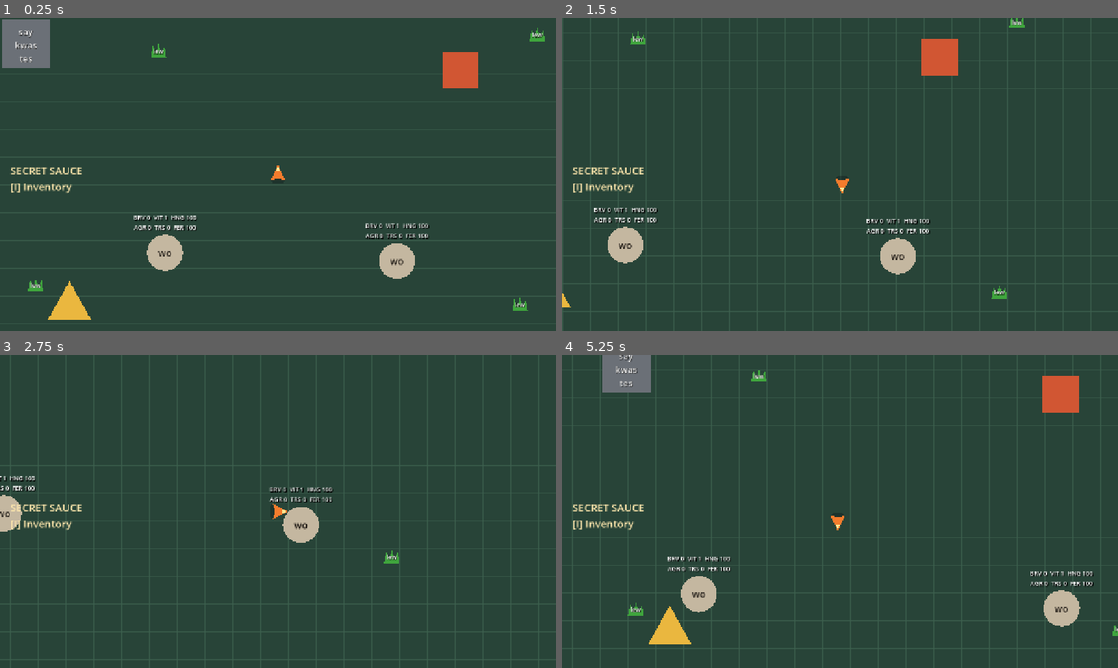
Above: before the commit, frames 1-4 (two rows, left to right).
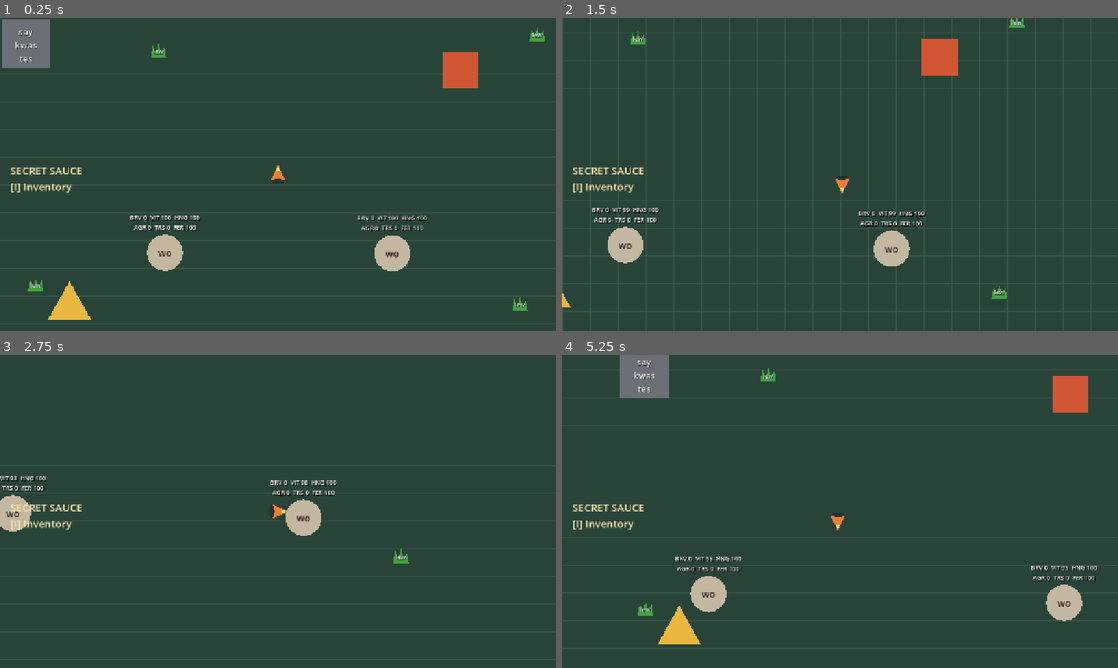
Above: after the commit, the same moments.

Repository: armikhalev/secret-sauce-godot
Game: Godot game, scene res://scenes/game.tscn
The game is run twice, just before and just after one commit, with the same random seed, the same clock (stepped at 60 frames per second) and the same inputs.
Inputs:
- Up to frame 1 (0.25 s): no input
- Up to frame 2 (1.5 s): tap Enter (ui_accept) at 0.5, 0.77 s; hold D (move_right) 0.53-1.28 s; hold S (move_down) from 1.28 s (still down)
- Up to frame 3 (2.75 s): tap Enter (ui_accept) at 1.52 s; release S (move_down) at 2.03 s; hold D (move_right) from 2.03 s (still down)
- Up to frame 4 (5.25 s): release D (move_right) at 2.78 s; hold W (move_up) 2.78-3.53 s; tap Enter (ui_accept) at 3.02, 3.77, 4.52 s; hold A (move_left) 3.53-5.03 s; hold S (move_down) from 5.03 s (still down)

The runs differ from the first frame. In frame 1, 1.1% of the frame differs, in the area x 23-78%, y 63-84%; in frame 2, 1.1%; in frame 3, 1.5%; in frame 4, 3.7%, in the area x 7-100%, y 0-93%.

Commit message:
adds:wo metabolism:hunger rises, vitality drops, eventual death

Diff:
--- a/scenes/game.tscn
+++ b/scenes/game.tscn
@@ -54,6 +54,9 @@
 
 [node name="Wo" parent="World/Entities/NPCs" unique_id=1561409020 instance=ExtResource("6_wo")]
 position = Vector2(-260, 180)
+
+[node name="Wo2" parent="World/Entities/NPCs" instance=ExtResource("6_wo")]
+position = Vector2(260, 180)
 
 [node name="Player" parent="World/Entities" unique_id=873471165 instance=ExtResource("1_player")]
 
--- a/scenes/wo.tscn
+++ b/scenes/wo.tscn
@@ -38,7 +38,7 @@
 theme_override_constants/shadow_offset_x = 2
 theme_override_constants/shadow_offset_y = 2
 theme_override_font_sizes/font_size = 14
-text = "BRV 0  VIT 1  HNG 100\nAGR 0  TRS 0  FER 100"
+text = "BRV 0  VIT 100  HNG 100\nAGR 0  TRS 0  FER 100"
 horizontal_alignment = 1
 vertical_alignment = 1
 mouse_filter = 2
--- a/scripts/wo.gd
+++ b/scripts/wo.gd
@@ -4,7 +4,7 @@
 @export_multiline var creature_note := "A small, rabbit-like creature."
 @export_group("Stats")
 @export_range(0, 100) var bravery: int = 0
-@export_range(0, 100) var vitality: int = 1
+@export_range(0, 100) var vitality: int = 100
 @export_range(0, 100) var hunger: int = 100
 @export_range(0, 100) var aggression: int = 0
 @export_range(0, 100) var trust: int = 0
@@ -21,6 +21,9 @@
 var rest_time_remaining := 0.0
 var hop_direction := Vector2.ZERO
 var random := RandomNumberGenerator.new()
+var hunger_second_elapsed := 0.0
+var vitality_tick_elapsed := 0.0
+var is_dead := false
 
 
 func _ready() -> void:
@@ -31,6 +34,14 @@
 
 
 func _physics_process(delta: float) -> void:
+	_process_metabolism(delta)
+	if is_dead:
+		return
+
+	if hunger <= 0:
+		velocity = Vector2.ZERO
+		return
+
 	if not is_instance_valid(target_lew):
 		target_lew = _find_closest_lew()
 
@@ -55,6 +66,8 @@
 
 func eat_lew(lew: Lew) -> void:
 	hunger = clampi(hunger - 25, 0, 100)
+	vitality = 100
+	vitality_tick_elapsed = 0.0
 	if lew.state == LewData.State.POISONOUS:
 		vitality = clampi(vitality - 25, 0, 100)
 	elif lew.state == LewData.State.TASTY and is_instance_valid(lew.offered_by):
@@ -62,6 +75,62 @@
 
 	_update_debug_stats()
 	lew.remove_from_world()
+
+
+func _process_metabolism(delta: float) -> void:
+	hunger_second_elapsed += delta
+	while hunger_second_elapsed >= 1.0:
+		hunger_second_elapsed -= 1.0
+		_apply_hunger_second()
+
+	var vitality_interval := _get_vitality_tick_interval()
+	if is_inf(vitality_interval):
+		vitality_tick_elapsed = 0.0
+		return
+
+	vitality_tick_elapsed += delta
+	while vitality_tick_elapsed >= vitality_interval:
+		vitality_tick_elapsed -= vitality_interval
+		_apply_vitality_tick()
+		if is_dead:
+			return
+
+
+func _apply_hunger_second() -> void:
+	if is_dead:
+		return
+	hunger = clampi(hunger + 1, 0, 100)
+	_update_debug_stats()
+
+
+func _apply_vitality_tick() -> void:
+	if is_dead:
+		return
+	vitality = clampi(vitality - 1, 0, 100)
+	_update_debug_stats()
+	if vitality <= 0:
+		_die()
+
+
+func _get_vitality_tick_interval() -> float:
+	if hunger >= 100:
+		return 1.0
+	if hunger >= 75:
+		return 2.0
+	if hunger >= 50:
+		return 3.0
+	if hunger >= 25:
+		return 4.0
+	return INF
+
+
+func _die() -> void:
+	if is_dead:
+		return
+	is_dead = true
+	velocity = Vector2.ZERO
+	remove_from_group("wo")
+	queue_free()
 
 
 func _start_hop() -> void:
--- a/scripts/wo_population.gd
+++ b/scripts/wo_population.gd
@@ -8,6 +8,8 @@
 
 var spawn_timer: Timer
 var random := RandomNumberGenerator.new()
+var saykwastes_was_alive := false
+var post_death_spawns_remaining := 0
 
 
 func _ready() -> void:
@@ -26,11 +28,17 @@
 
 func _update_population_state() -> void:
 	if _has_living_saykwastes():
+		saykwastes_was_alive = true
+		post_death_spawns_remaining = 0
 		if not spawn_timer.is_stopped():
 			spawn_timer.stop()
 		_enforce_living_limit()
-	elif _count_wo() < dead_saykwastes_limit and spawn_timer.is_stopped():
-		spawn_timer.start()
+	else:
+		if saykwastes_was_alive:
+			saykwastes_was_alive = false
+			post_death_spawns_remaining = maxi(dead_saykwastes_limit - _count_wo(), 0)
+		if post_death_spawns_remaining > 0 and spawn_timer.is_stopped():
+			spawn_timer.start()
 
 
 func _enforce_living_limit() -> void:
@@ -38,10 +46,6 @@
 		return
 
 	var wo_nodes := get_tree().get_nodes_in_group("wo")
-	while wo_nodes.size() < living_saykwastes_limit:
-		_spawn_wo()
-		wo_nodes = get_tree().get_nodes_in_group("wo")
-
 	while wo_nodes.size() > living_saykwastes_limit:
 		var extra_wo := wo_nodes.pop_back() as Node
 		extra_wo.queue_free()
@@ -52,10 +56,11 @@
 		spawn_timer.stop()
 		return
 
-	if _count_wo() < dead_saykwastes_limit:
+	if post_death_spawns_remaining > 0:
 		_spawn_wo()
+		post_death_spawns_remaining -= 1
 
-	if _count_wo() >= dead_saykwastes_limit:
+	if post_death_spawns_remaining <= 0:
 		spawn_timer.stop()
 
 
--- /dev/null
+++ b/tests/wo_metabolism_test.gd
@@ -0,0 +1,86 @@
+extends SceneTree
+
+
+func _initialize() -> void:
+	call_deferred("_run")
+
+
+func _run() -> void:
+	var world := Node2D.new()
+	root.add_child(world)
+	current_scene = world
+	var wo := (load("res://scenes/wo.tscn") as PackedScene).instantiate()
+	world.add_child(wo)
+
+	if wo.vitality != 100:
+		push_error("Wo did not start with 100 vitality.")
+		quit(1)
+		return
+
+	wo.hunger = 100
+	wo._apply_vitality_tick()
+	if wo.vitality != 99 or wo._get_vitality_tick_interval() != 1.0:
+		push_error("Maximum hunger vitality decay is incorrect.")
+		quit(1)
+		return
+
+	wo.hunger = 80
+	if wo._get_vitality_tick_interval() != 2.0:
+		push_error("75-99 hunger vitality interval is incorrect.")
+		quit(1)
+		return
+	wo.hunger = 60
+	if wo._get_vitality_tick_interval() != 3.0:
+		push_error("50-74 hunger vitality interval is incorrect.")
+		quit(1)
+		return
+	wo.hunger = 30
+	if wo._get_vitality_tick_interval() != 4.0:
+		push_error("25-49 hunger vitality interval is incorrect.")
+		quit(1)
+		return
+	wo.hunger = 20
+	if not is_inf(wo._get_vitality_tick_interval()):
+		push_error("Low hunger should not reduce vitality.")
+		quit(1)
+		return
+
+	wo.hunger = 0
+	wo.hop_time_remaining = 1.0
+	wo.hop_direction = Vector2.RIGHT
+	var resting_position: Vector2 = wo.position
+	wo._physics_process(0.1)
+	if not wo.position.is_equal_approx(resting_position):
+		push_error("Wo moved at zero hunger.")
+		quit(1)
+		return
+
+	wo._apply_hunger_second()
+	if wo.hunger != 1:
+		push_error("Wo hunger did not rise each second.")
+		quit(1)
+		return
+
+	var lew := (load("res://scenes/lew.tscn") as PackedScene).instantiate() as Lew
+	world.add_child(lew)
+	wo.hunger = 50
+	wo.vitality = 10
+	wo.eat_lew(lew)
+	if wo.hunger != 25 or wo.vitality != 100:
+		push_error("Eating lew did not lower hunger and restore vitality.")
+		quit(1)
+		return
+
+	var starving_wo := (load("res://scenes/wo.tscn") as PackedScene).instantiate()
+	world.add_child(starving_wo)
+	starving_wo.hunger = 100
+	starving_wo.vitality = 1
+	starving_wo._apply_vitality_tick()
+	await process_frame
+	if is_instance_valid(starving_wo):
+		push_error("Wo did not die at zero vitality.")
+		quit(1)
+		return
+
+	print("Wo hunger, vitality decay, movement pause, and feeding reset verified.")
+	quit()
--- a/tests/wo_test.gd
+++ b/tests/wo_test.gd
@@ -18,7 +18,7 @@
 
 	var expected_stats := {
 		"bravery": 0,
-		"vitality": 1,
+		"vitality": 100,
 		"hunger": 100,
 		"aggression": 0,
 		"trust": 0,
Not shown: 1 places in scenes/game.tscn that only renumber resources
Not shown, added: tests/wo_metabolism_test.gd.uid
